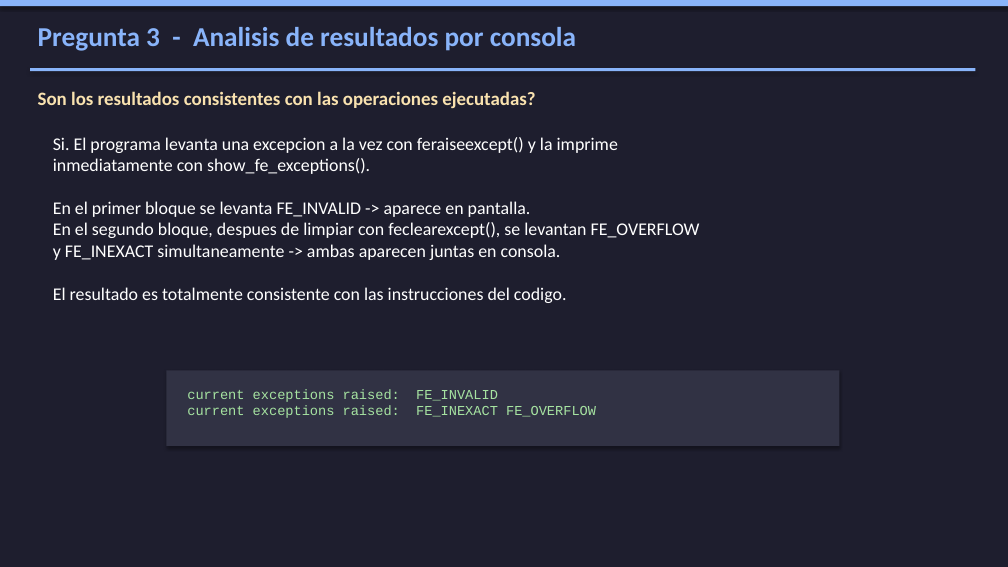
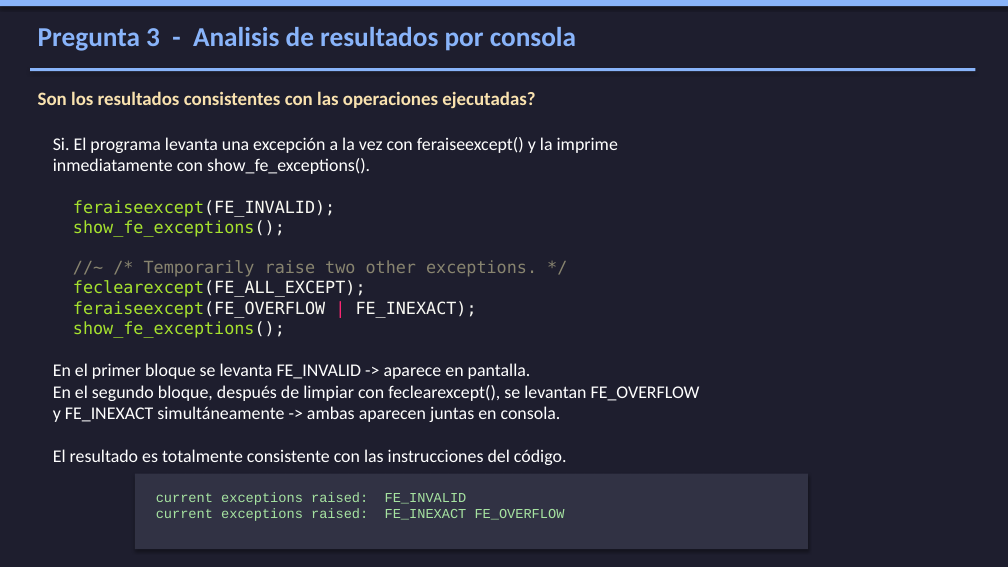
Before and after one commit to Juan-Stella/Control-y-Sistemas, a slide deck: slide 2 of Tp3/Ejercicio_6_Presentacion.pptx. Drawn at 1008x567 pixels with LibreOffice and Linux fonts; fonts in the diff are those of the drawing. Boxes give left, top, right and bottom in pixels: in the first picture for what was removed or moved away, otherwise in the second. Text is boxed around its words. In the diff, an @@ line names an element or a change of style, - is before the commit and + after.

```diff
--- a/Tp3/Ejercicio_6_Presentacion.pptx
+++ b/Tp3/Ejercicio_6_Presentacion.pptx
@@ text at box(53, 137, 700, 465): text changed @@
-Si. El programa levanta una excepcion a la vez con feraiseexcept() y la imprime
-inmediatamente con show_fe_exceptions().
-En el primer bloque se levanta FE_INVALID -> aparece en pantalla.
-En el segundo bloque, despues de limpiar con feclearexcept(), se levantan FE_OVERFLOW
-y FE_INEXACT simultaneamente -> ambas aparecen juntas en consola.
-El resultado es totalmente consistente con las instrucciones del codigo.
+Si. El programa levanta una excepción a la vez con feraiseexcept() y la imprime
+inmediatamente con show_fe_exceptions().
+feraiseexcept(FE_INVALID);
+show_fe_exceptions();
+//~ /* Temporarily raise two other exceptions. */
+feclearexcept(FE_ALL_EXCEPT);
+feraiseexcept(FE_OVERFLOW | FE_INEXACT);
+show_fe_exceptions();
+En el primer bloque se levanta FE_INVALID -> aparece en pantalla.
+En el segundo bloque, después de limpiar con feclearexcept(), se levantan FE_OVERFLOW
+y FE_INEXACT simultáneamente -> ambas aparecen juntas en consola.
+El resultado es totalmente consistente con las instrucciones del código.
@@ rectangle: place and size @@
-rectangle at box(166, 371, 839, 446)
+rectangle at box(135, 473, 808, 549)
@@ text "current exceptions raised: FE_INVALID current ...": place and size @@
-text "current exceptions raised: FE_INVALID current ..." at box(187, 390, 596, 418)
+text "current exceptions raised: FE_INVALID current ..." at box(156, 493, 565, 521)
```
Also in this commit, not shown: 3 other slides changed, 1 other file.
